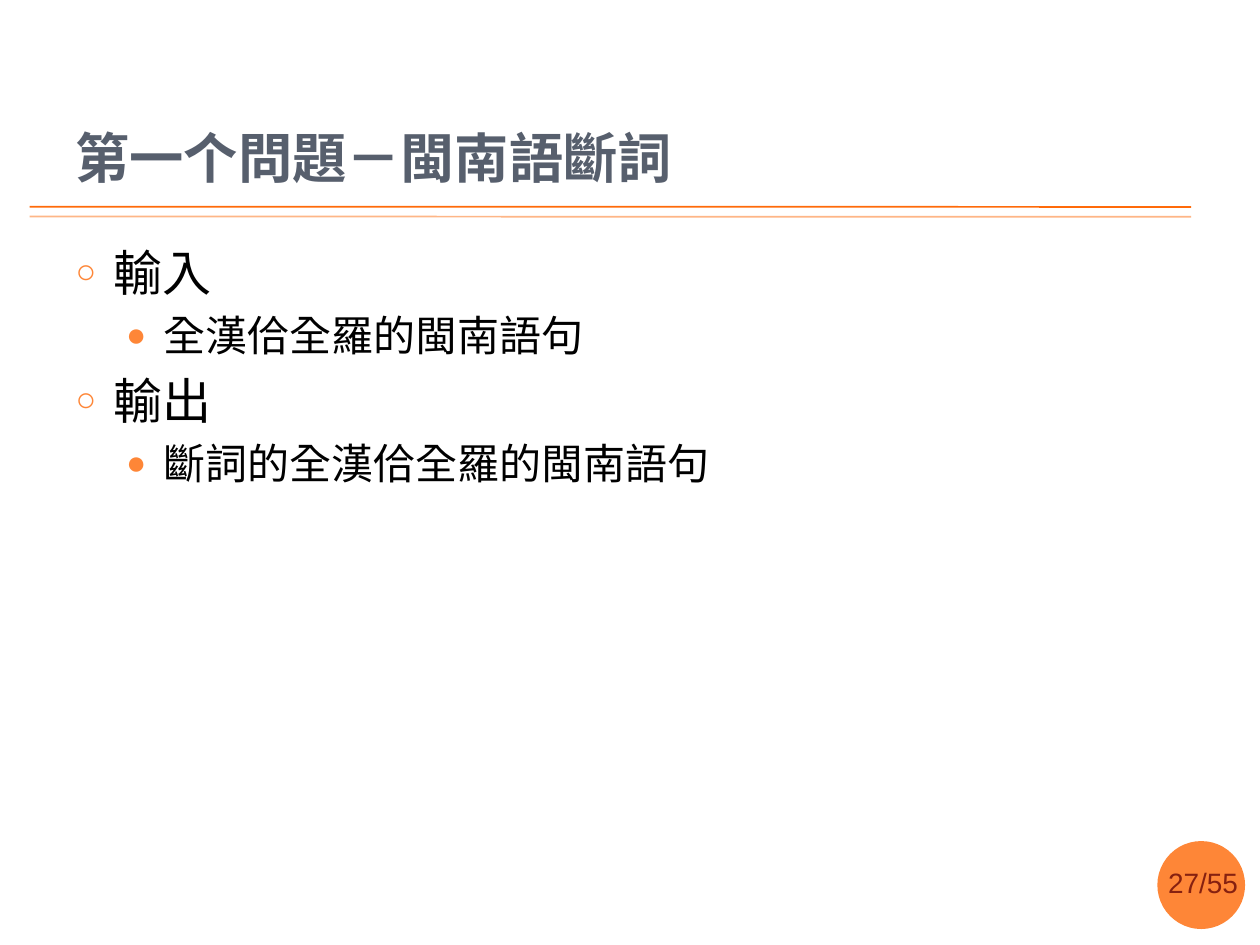
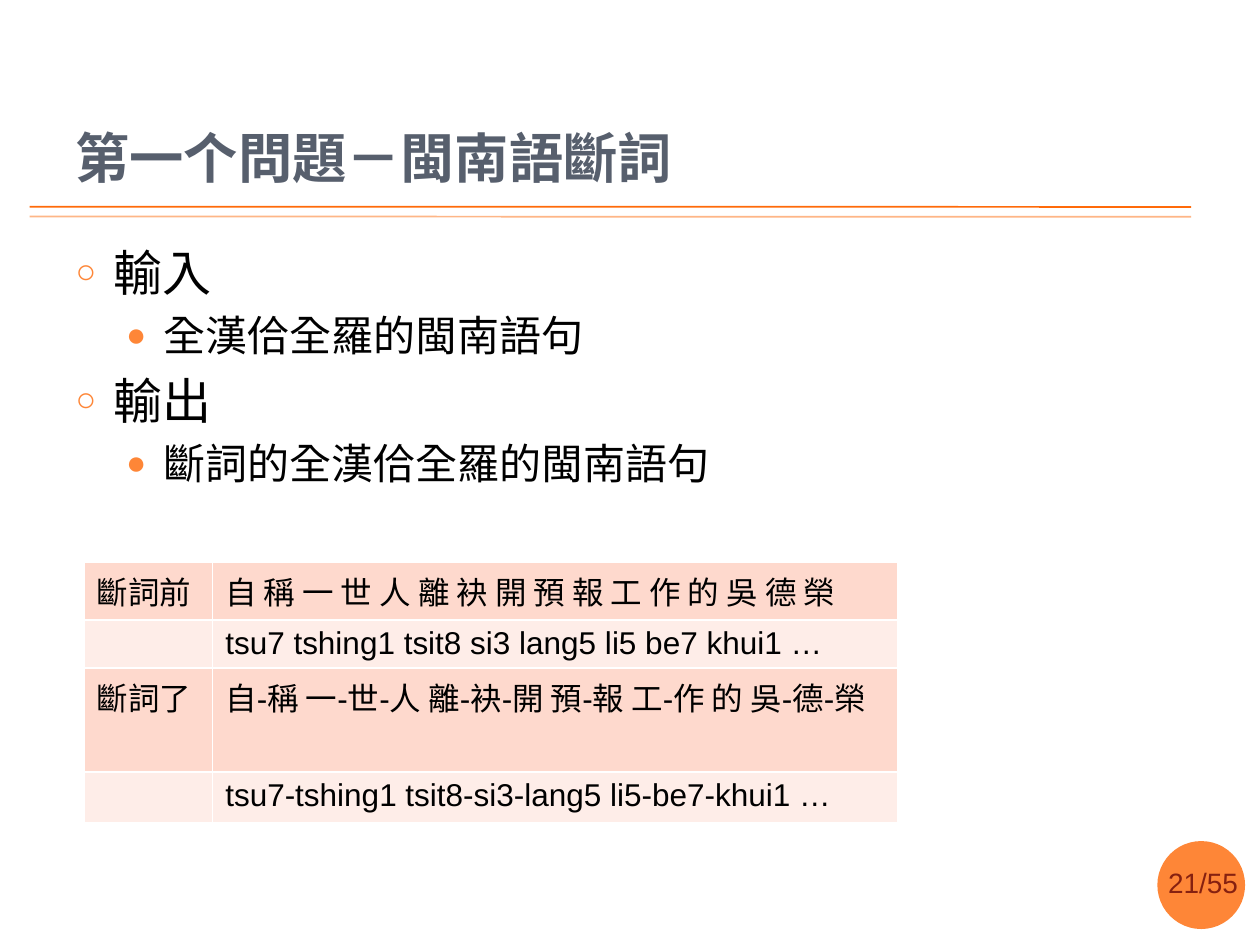
Before and after one commit to sih4sing5hong5/po3-ko3_tau5-iann2-phinn3, a slide deck: slide 21 of 翻譯報告.pptx (slide 27 before the commit). Drawn at 1260x945 pixels with LibreOffice and Linux fonts; fonts in the diff are those of the drawing; background and template pictures are left out. Boxes give left, top, right and bottom in pixels: in the first picture for what was removed or moved away, otherwise in the second. Text is boxed around its words. In the diff, an @@ line names an element or a change of style, - is before the commit and + after.

```diff
--- a/翻譯報告.pptx
+++ b/翻譯報告.pptx
@@ table added at (84,562,898,816), 4 rows, 2 columns @@
+斷詞前 | 自 稱 一 世 人 離 袂 開 預 報 工 作 的 吳 德 榮
+ | tsu7 tshing1 tsit8 si3 lang5 li5 be7 khui1 …
+斷詞了 | 自-稱 一-世-人 離-袂-開 預-報 工-作 的 吳-德-榮
+ | tsu7-tshing1 tsit8-si3-lang5 li5-be7-khui1 …
@@ page number at (1168,873,1238,893): text changed @@
-27/55
+21/55
```
Also in this commit, not shown: 28 other slides changed, 2 slides added, 1 slide removed.
